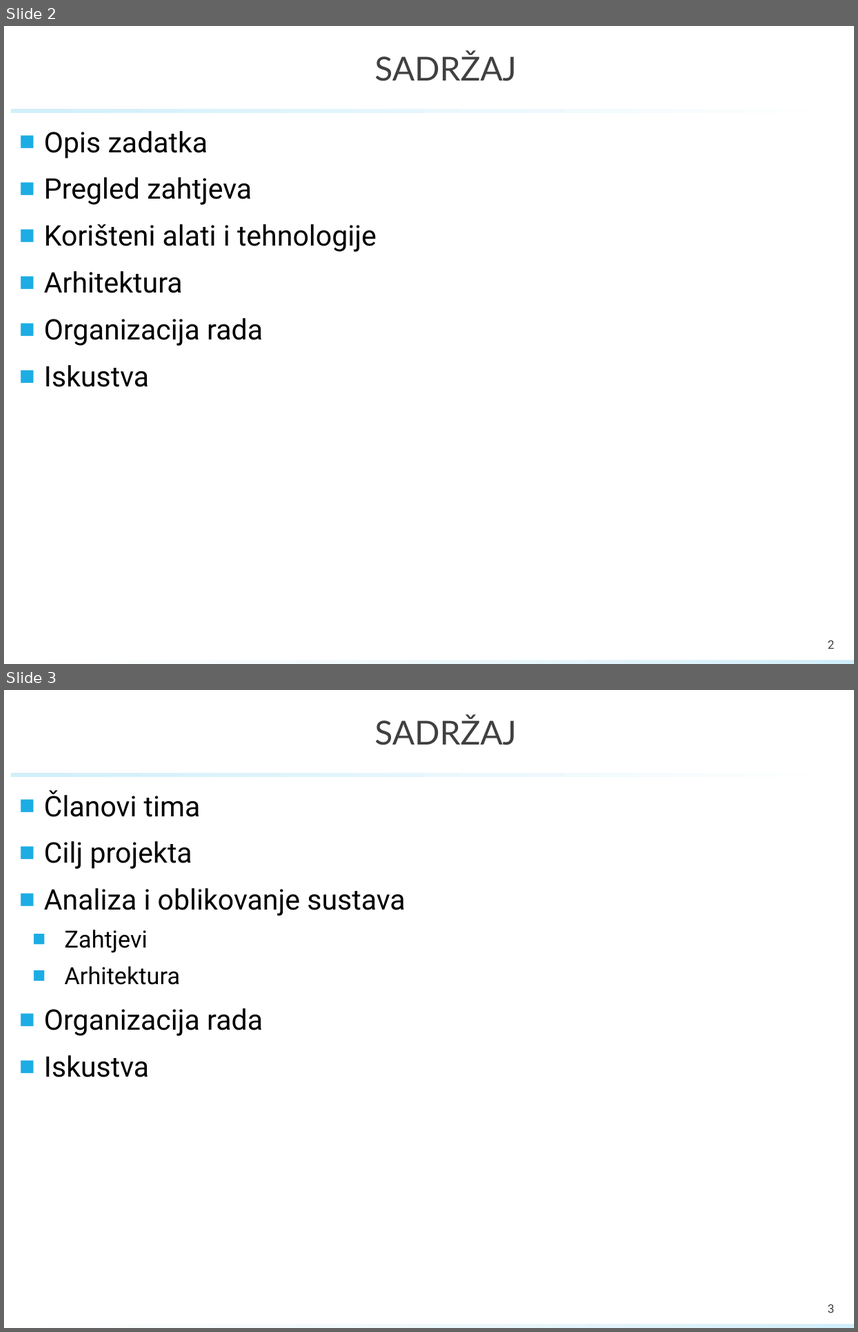
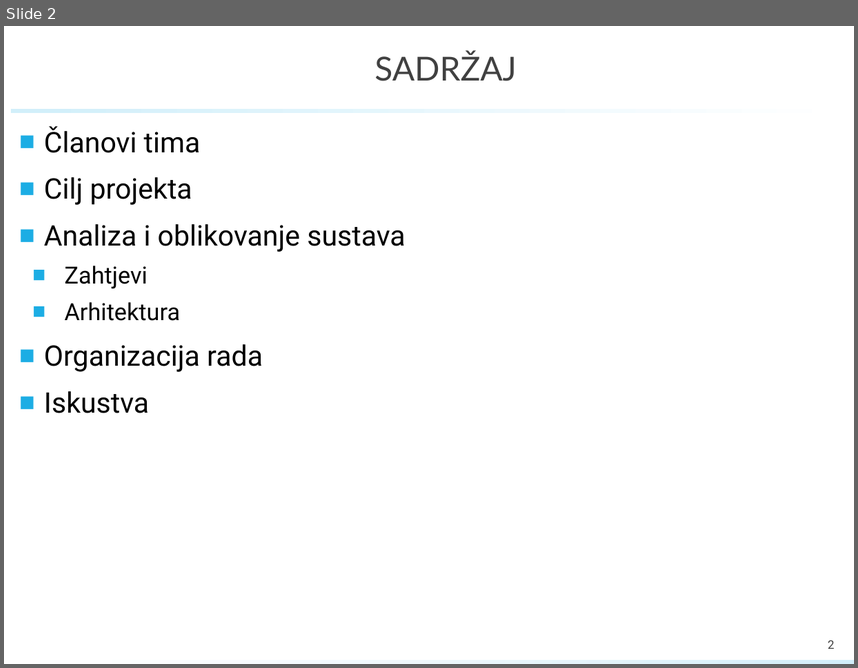
Before and after one commit to lukskoki/Racunko, a slide deck: Dokumentacija/PROINZ_TG11.4_Racunko.pptx. Shown one above the other, each under a label of ours: slides 2 and 3 before the commit, slide 2 after it. The pictures are 858x1332 and 858x668 pixels, drawn with LibreOffice and Linux fonts; fonts in the diff are those of the drawing; background and template pictures are left out. Boxes give left, top, right and bottom in pixels: in the first picture for what was removed or moved away, otherwise in the second. Text is boxed around its words. In the diff, an @@ line names an element or a change of style, - is before the commit and + after.

```diff
--- a/Dokumentacija/PROINZ_TG11.4_Racunko.pptx
+++ b/Dokumentacija/PROINZ_TG11.4_Racunko.pptx
@@ slide 2 removed at <box>4,26,854,664</box>, background #FFFFFF; not listed: 2 template elements that a slide beside it also shows @@
@@ title removed at <box>375,52,516,81</box> @@
-SADRŽAJ
@@ text removed at <box>44,131,377,387</box> @@
-■ Opis zadatka
-■ Pregled zahtjeva
-■ Korišteni alati i tehnologije
-■ Arhitektura
-■ Organizacija rada
-■ Iskustva
@@ page number removed at <box>828,639,835,648</box> @@
-2
@@ what was slide 3 is now slide 2 @@
@@ page number at <box>828,639,835,648</box>: text changed @@
-3
+2
```
Also in this commit, not shown: 5 slides changed, 1 slide added.
